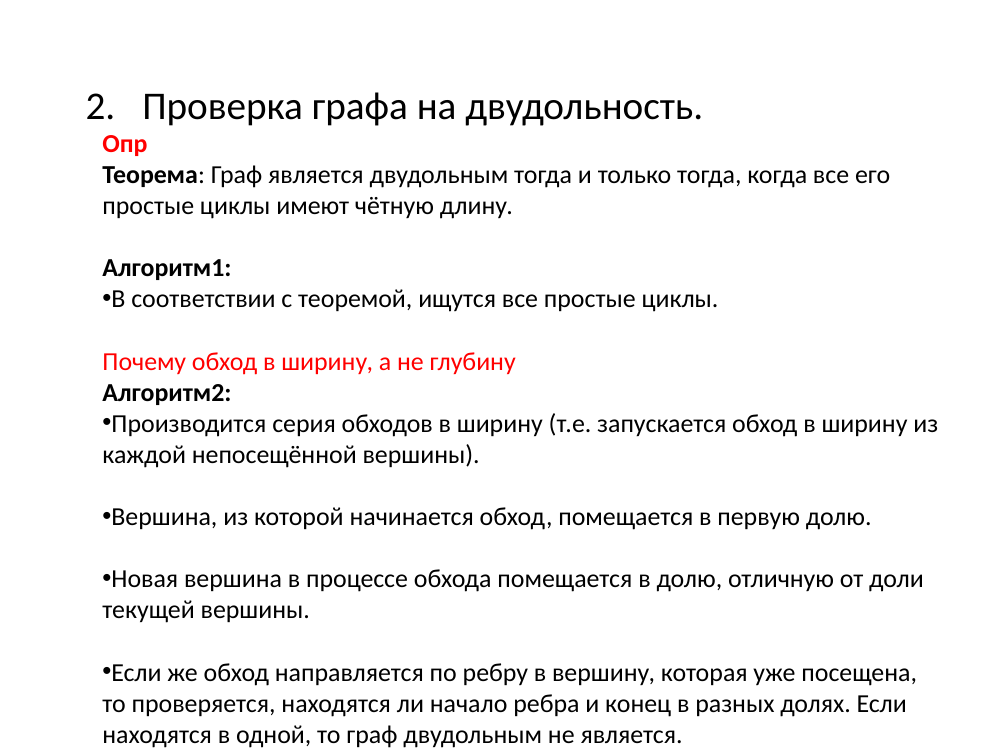
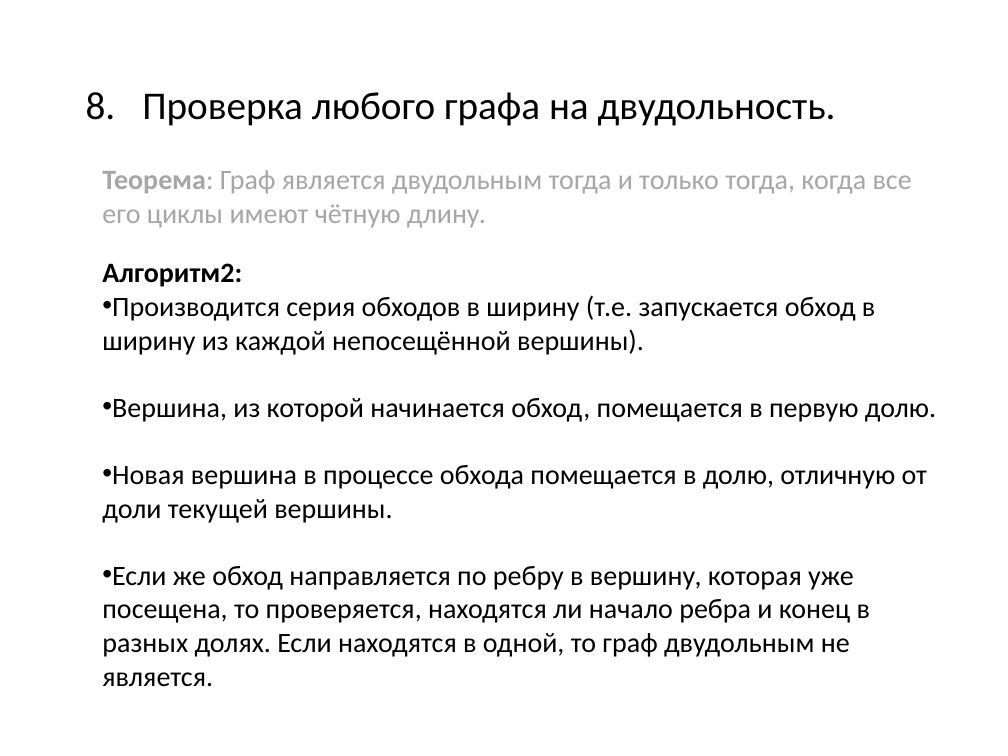
Before and after one commit to SteinbergOB/ANG, a slide deck: slide 28 of Презентации/Лекция 1.pptx (slide 39 before the commit). Drawn at 1008x756 pixels with LibreOffice and Linux fonts; fonts in the diff are those of the drawing. Boxes give left, top, right and bottom in pixels: in the first picture for what was removed or moved away, otherwise in the second. Text is boxed around its words. In the diff, an @@ line names an element or a change of style, - is before the commit and + after.

```diff
--- a/Презентации/Лекция 1.pptx
+++ b/Презентации/Лекция 1.pptx
@@ text at (x1=142, y1=92, x2=836, y2=126): text changed @@
-2. Проверка графа на двудольность.
+8. Проверка любого графа на двудольность.
@@ text at (x1=102, y1=135, x2=890, y2=375): paragraphs removed @@
-Опр
-Теорема: Граф является двудольным тогда и только тогда, когда все его простые циклы имеют чётную длину.
-Алгоритм1:
-• В соответствии с теоремой, ищутся все простые циклы.
-Почему обход в ширину, а не глубину
@@ text added at (x1=102, y1=170, x2=912, y2=228), 20 pt, text #A6A6A6 @@
+Теорема: Граф является двудольным тогда и только тогда, когда все его циклы имеют чётную длину.
@@ text "Алгоритм2:" moved from (x1=102, y1=135, x2=938, y2=748) to (x1=102, y1=263, x2=936, y2=687) @@
@@ text "Алгоритм2:" at (x1=102, y1=263, x2=936, y2=687): size 18.5 to 20 pt @@
```
Also in this commit, not shown: 10 other slides changed, 20 slides added, 2 slides removed, 3 other files.
